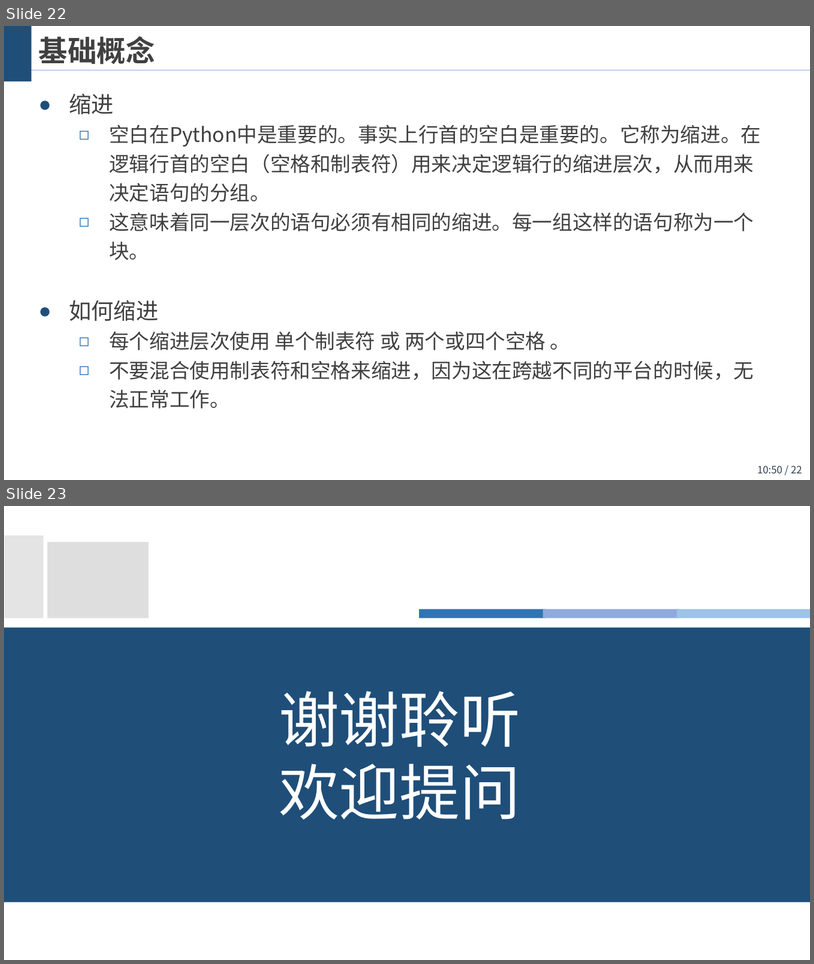
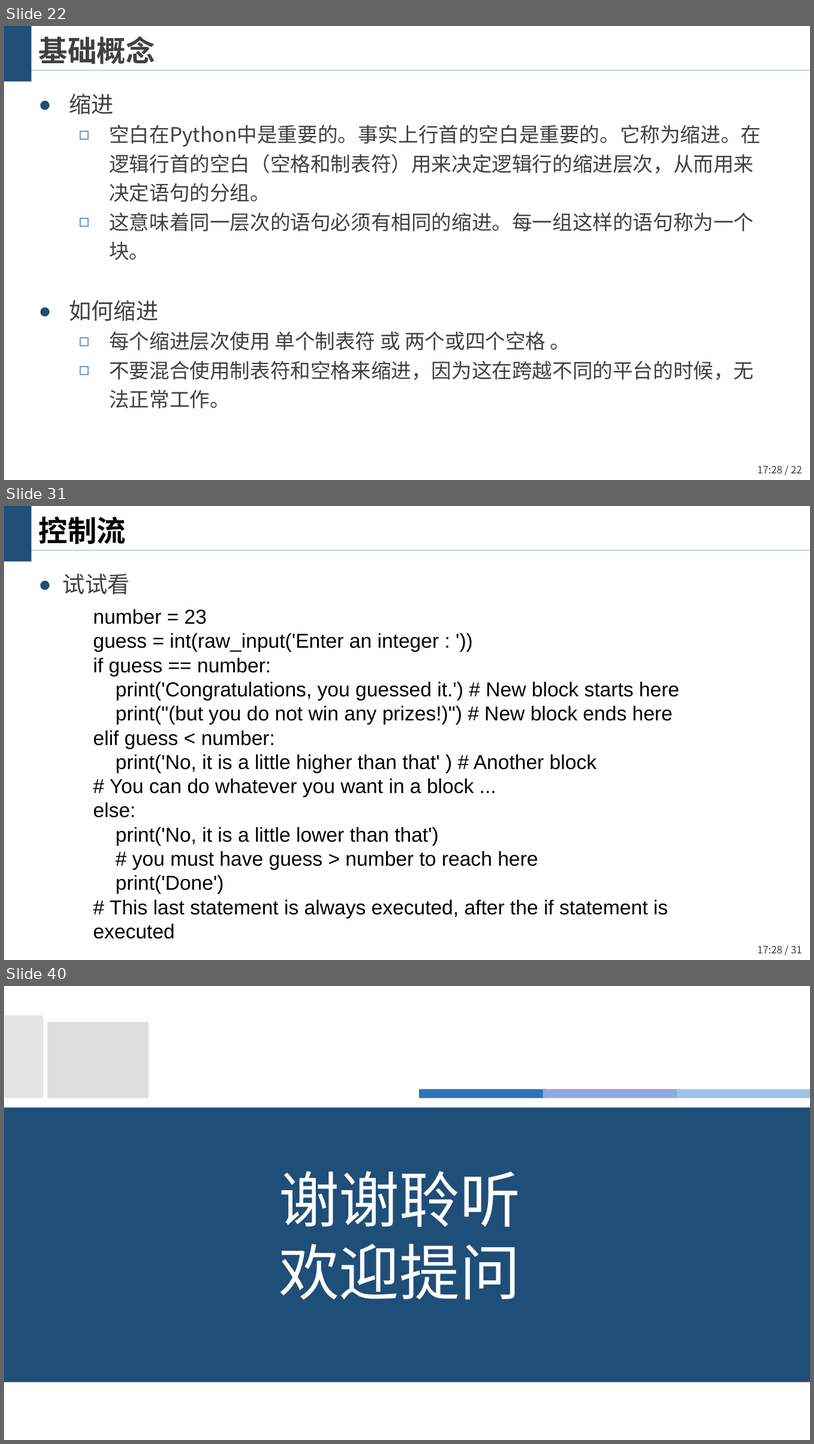
Before and after one commit to wangjin0818/Artificial_Intelligence_Generic_2023, a slide deck: Chapter 02/Python Programming I.pptx. Shown one above the other, each under a label of ours: slides 22 and 23 before the commit, slides 22, 31 and 40 after it; the slides between them are not shown. The pictures are 814x964 and 814x1444 pixels, drawn with LibreOffice and Linux fonts; fonts in the diff are those of the drawing; background and template pictures are left out. Boxes give left, top, right and bottom in pixels: in the first picture for what was removed or moved away, otherwise in the second. Text is boxed around its words. In the diff, an @@ line names an element or a change of style, - is before the commit and + after.

```diff
--- a/Chapter 02/Python Programming I.pptx
+++ b/Chapter 02/Python Programming I.pptx
@@ slide 31 added at [4, 506, 810, 960], background #FFFFFF; not listed: 3 template elements that a slide beside it also shows @@
@@ title added at [39, 516, 126, 544], 26 pt, text #000000, bold @@
+控制流
@@ text added at [63, 574, 130, 594], 20 pt, text #404040 @@
+● 试试看
@@ text added at [93, 609, 680, 939], 18 pt, text #000000 @@
+number = 23
+guess = int(raw_input('Enter an integer : '))
+if guess == number:
+print('Congratulations, you guessed it.') # New block starts here
+print("(but you do not win any prizes!)") # New block ends here
+elif guess < number:
+print('No, it is a little higher than that' ) # Another block
+# You can do whatever you want in a block ...
+else:
+print('No, it is a little lower than that')
+# you must have guess > number to reach here
+print('Done')
+# This last statement is always executed, after the if statement is executed
@@ page number at [758, 465, 803, 473]: text changed @@
-10:50 / 22
+17:28 / 22
@@ what was slide 23 is now slide 40 @@
```
Also in this commit, not shown: 16 other slides added, 1 other file.
